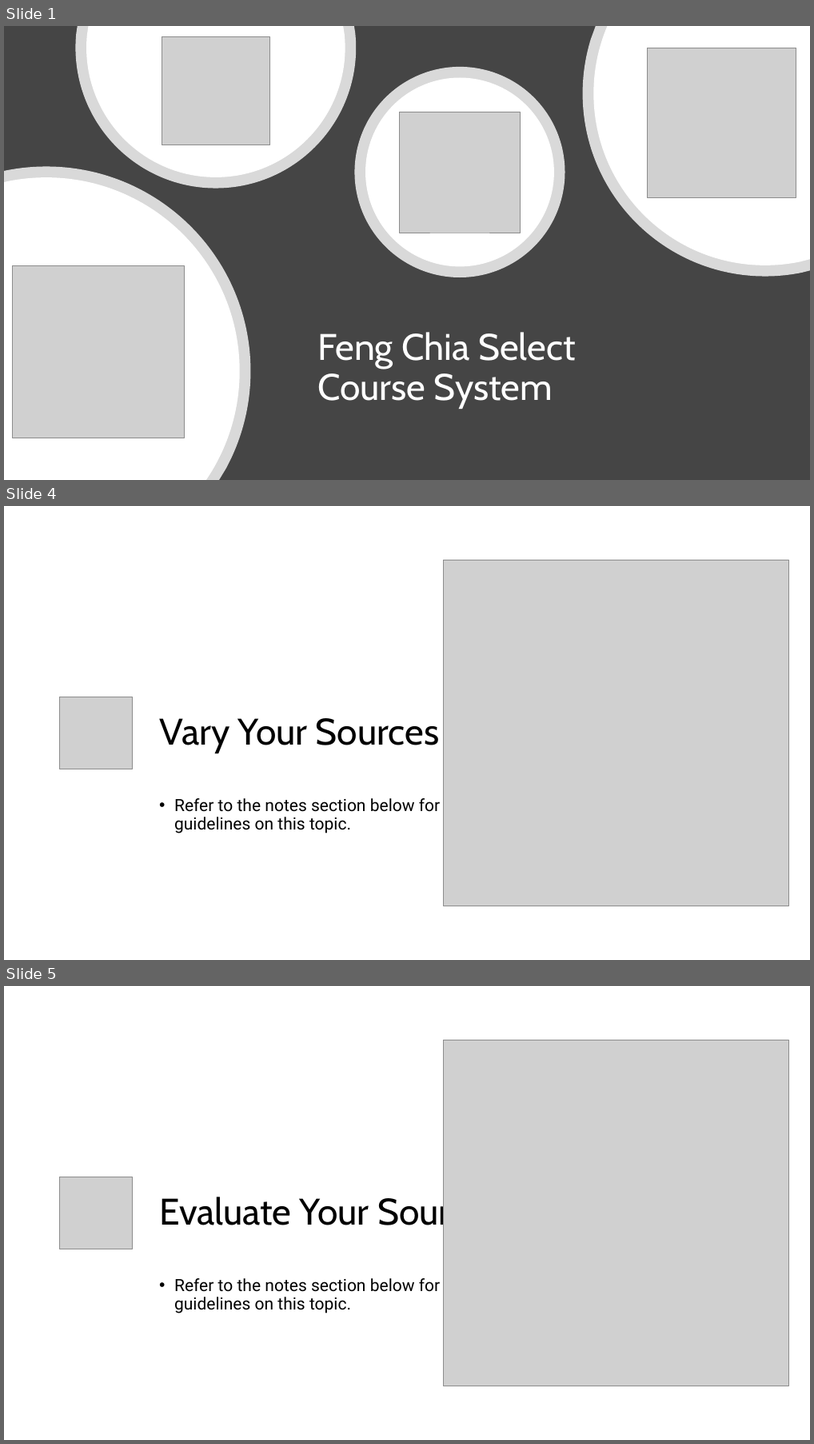
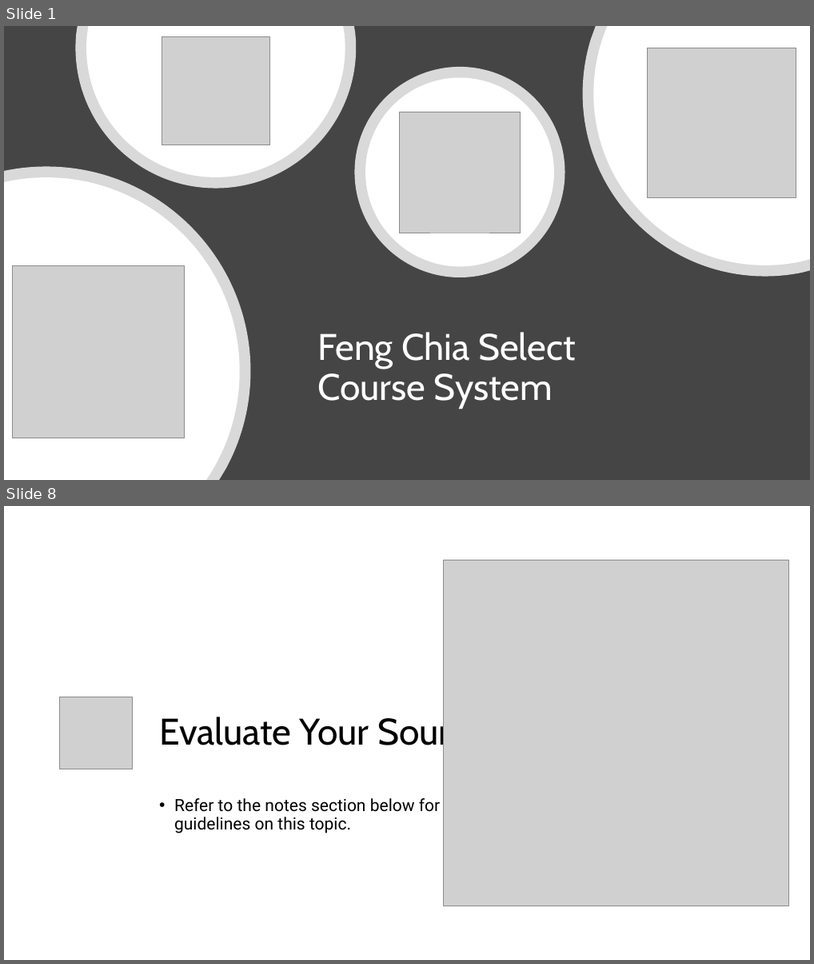
Before and after one commit to Leonardo-Classroom/dbmid, a slide deck: ppt.pptx. Shown one above the other, each under a label of ours: slides 1, 4 and 5 before the commit, slides 1 and 8 after it; the slides between them are not shown. The pictures are 814x1444 and 814x964 pixels, drawn with LibreOffice and Linux fonts; fonts in the diff are those of the drawing; grey boxes stand for pictures. Boxes give left, top, right and bottom in pixels: in the first picture for what was removed or moved away, otherwise in the second. Text is boxed around its words. In the diff, an @@ line names an element or a change of style, - is before the commit and + after.

```diff
--- a/ppt.pptx
+++ b/ppt.pptx
@@ slide 4 removed at (4, 506, 810, 960), background #FFFFFF @@
@@ picture removed at (443, 560, 789, 905) @@
@@ picture removed at (60, 696, 132, 769) @@
@@ title removed at (159, 718, 439, 753) @@
-Vary Your Sources
@@ text removed at (174, 798, 440, 833) @@
-• Refer to the notes section below for guidelines on this topic.
@@ what was slide 5 is now slide 8 @@
```
Also in this commit, not shown: 6 slides added, 2 other slides removed, 1 other file.
